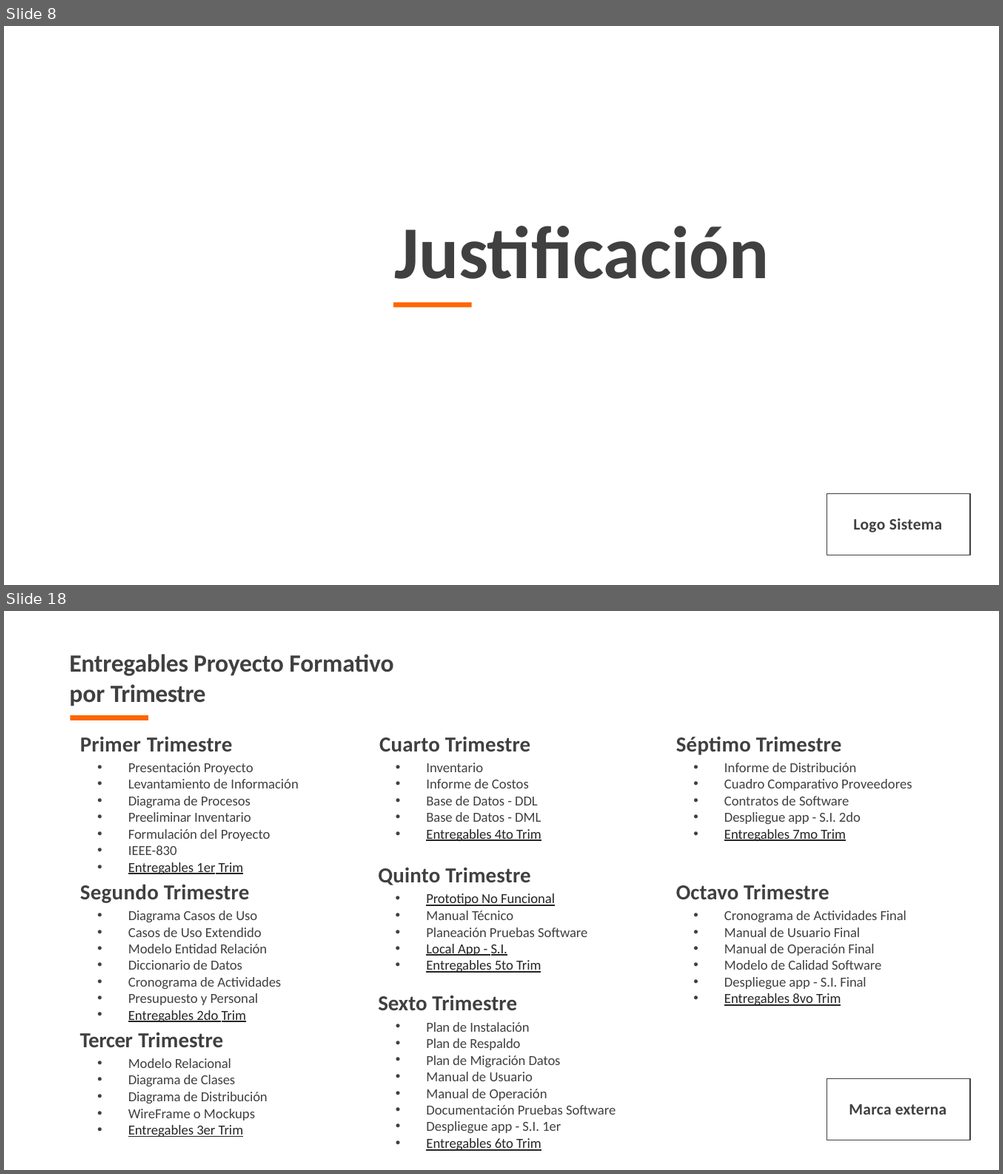
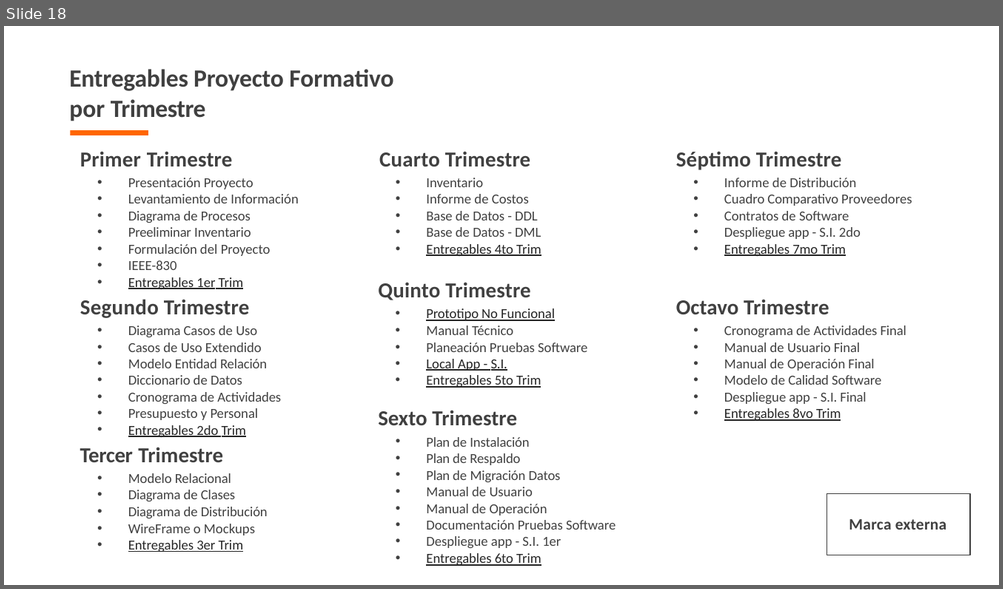
Before and after one commit to tataAntolinez/JOYASPRECIOSAS3D, a slide deck: app/app_documentacion/1er_trim/1_1_1_presentacion_proyecto-convertido (1).pptx. Shown one above the other, each under a label of ours: slides 8 and 18 before the commit, slide 18 after it; the slides between them are not shown. The pictures are 1003x1174 and 1003x589 pixels, drawn with LibreOffice and Linux fonts; fonts in the diff are those of the drawing; background and template pictures are left out. Boxes give left, top, right and bottom in pixels: in the first picture for what was removed or moved away, otherwise in the second. Text is boxed around its words. In the diff, an @@ line names an element or a change of style, - is before the commit and + after.

```diff
--- a/app/app_documentacion/1er_trim/1_1_1_presentacion_proyecto-convertido (1).pptx
+++ b/app/app_documentacion/1er_trim/1_1_1_presentacion_proyecto-convertido (1).pptx
@@ slide 8 removed at (x1=4, y1=26, x2=999, y2=585), background #FFFFFF @@
@@ title removed at (x1=394, y1=226, x2=769, y2=279) @@
-Justificación
@@ freeform shape removed at (x1=394, y1=303, x2=472, y2=307) @@
@@ rectangle removed at (x1=826, y1=494, x2=970, y2=556) @@
-Logo Sistema
```
Also in this commit, not shown: 8 slides changed, 9 slides added, 9 other slides removed, 10 other files.
